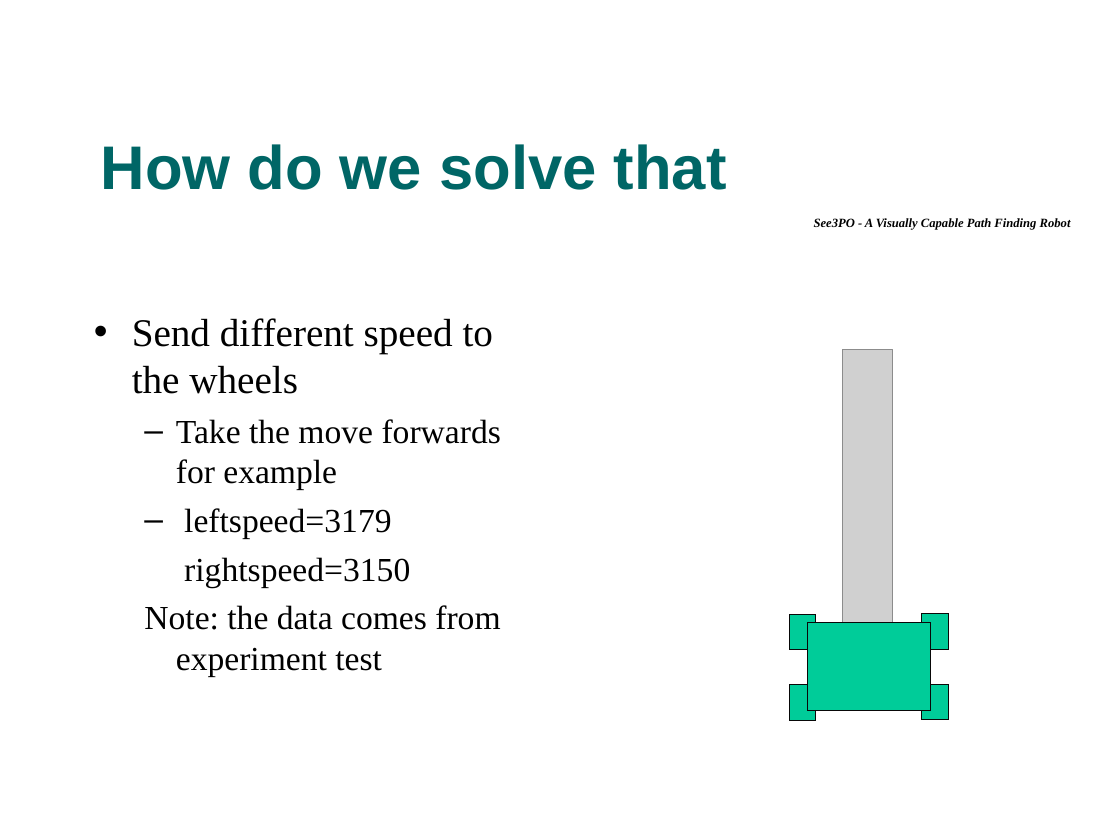
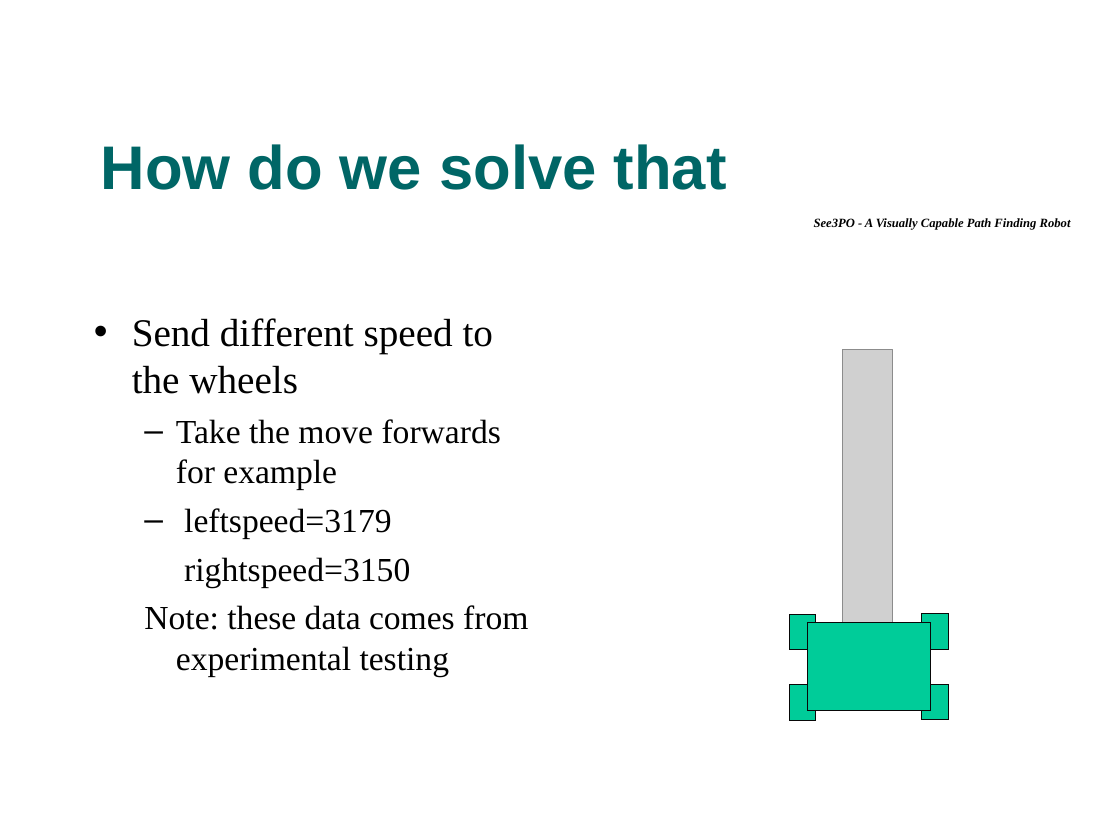
Before and after one commit to tkram01/see3po, a slide deck: slide 21 of Documents/PresentationFinal.ppt (slide 17 before the commit). Drawn at 1120x840 pixels with LibreOffice and Linux fonts; fonts in the diff are those of the drawing; grey boxes stand for pictures; background and template pictures are left out. Boxes give left, top, right and bottom in pixels: in the first picture for what was removed or moved away, otherwise in the second. Text is boxed around its words. In the diff, an @@ line names an element or a change of style, - is before the commit and + after.

```diff
--- a/Documents/PresentationFinal.ppt
+++ b/Documents/PresentationFinal.ppt
@@ text at box(144, 605, 528, 676): text changed @@
-  Note: the data comes from experiment test
+  Note: these data comes from experimental testing
```
Also in this commit, not shown: 8 other slides changed, 5 slides added, 1 slide removed.
